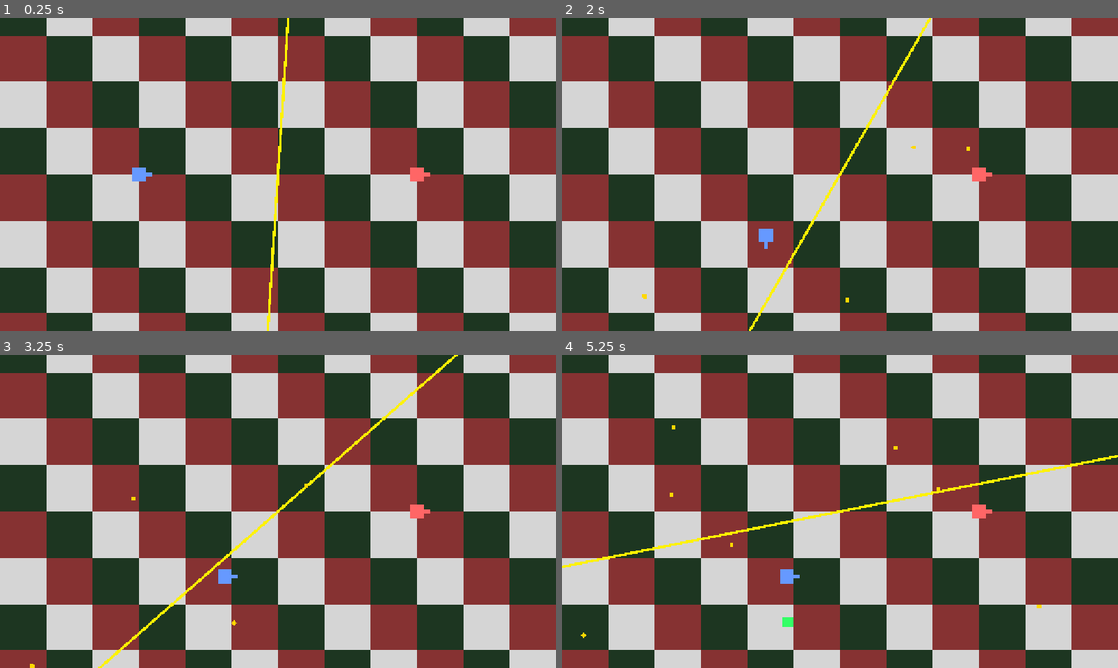
Above: before the commit, frames 1-4 (two rows, left to right).
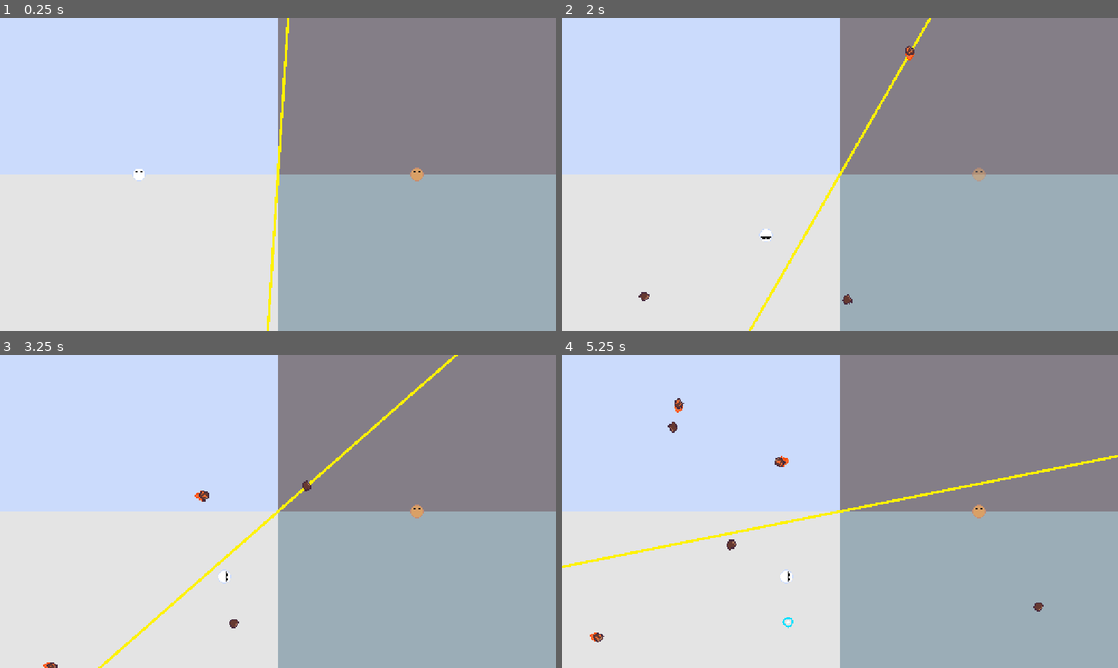
Above: after the commit, the same moments.

Repository: andrewydai/bullet-hell-rounds
Game: Godot game, scene res://scenes/Main.tscn
Two runs of this game, one before a commit and one after it. Both use one fixed random seed, a clock stepped at 60 frames per second and the inputs below.
Inputs:
- Up to frame 1 (0.25 s): no input
- Up to frame 2 (2 s): tap Enter (p1_action) at 0.5, 1.35 s; hold D (p0_move_right) 0.53-1.28 s; tap Space (p0_action) at 0.6 s; hold S (p0_move_down) from 1.28 s (still down)
- Up to frame 3 (3.25 s): release S (p0_move_down) at 2.03 s; hold D (p0_move_right) 2.03-2.78 s; tap Space (p0_action) at 2.1 s; hold W (p0_move_up) from 2.78 s (still down); tap Enter (p1_action) at 2.85 s
- Up to frame 4 (5.25 s): release W (p0_move_up) at 3.53 s; hold A (p0_move_left) 3.53-5.03 s; tap Space (p0_action) at 3.6, 5.1 s; tap Enter (p1_action) at 4.35 s; hold S (p0_move_down) from 5.03 s (still down)

The runs differ from the first frame. In frame 1, 91% of the frame differs, in the area x 0-100%, y 0-100%; in frame 2, 91%; in frame 3, 91%; in frame 4, 91%.

Commit message:
add changes

Diff:
--- a/scenes/Bullet.tscn
+++ b/scenes/Bullet.tscn
@@ -1,10 +1,16 @@
-[gd_scene load_steps=2 format=3 uid="uid://dqjqtawk47b3q"]
+[gd_scene format=3 uid="uid://dqjqtawk47b3q"]
 
 [ext_resource type="Script" uid="uid://dstgokes20fan" path="res://scripts/Bullet.gd" id="1_s"]
+[ext_resource type="Texture2D" uid="uid://csip6dgp3xp5y" path="res://assets/spritesheet.png" id="2_p1sfj"]
 
-[node name="root" type="Area2D"]
+[sub_resource type="AtlasTexture" id="AtlasTexture_4utqk"]
+atlas = ExtResource("2_p1sfj")
+
+[node name="root" type="Area2D" unique_id=286014940]
+scale = Vector2(3, 3)
 script = ExtResource("1_s")
 
-[node name="CollisionShape2D" type="CollisionShape2D" parent="."]
+[node name="CollisionShape2D" type="CollisionShape2D" parent="." unique_id=1927775397]
 
-[node name="Sprite2D" type="Sprite2D" parent="."]
+[node name="Sprite2D" type="Sprite2D" parent="." unique_id=771382051]
+texture = SubResource("AtlasTexture_4utqk")
--- /dev/null
+++ b/scenes/HeavyBullet.tscn
@@ -0,0 +1,9 @@
+[gd_scene load_steps=2 format=3]
+
+[ext_resource type="Script" path="res://scripts/HeavyBullet.gd" id="1_s"]
+
+[node name="root" type="Area2D" script=ExtResource("1_s") unique_id=277020840]
+
+[node name="CollisionShape2D" type="CollisionShape2D" parent="." unique_id=371106171]
+
+[node name="Sprite2D" type="Sprite2D" parent="." unique_id=699125812]
--- a/scenes/Main.tscn
+++ b/scenes/Main.tscn
@@ -1,20 +1,20 @@
-[gd_scene load_steps=4 format=3 uid="uid://cu0payrvj33lt"]
+[gd_scene format=3 uid="uid://cu0payrvj33lt"]
 
+[ext_resource type="Texture2D" uid="uid://fwkc427lujc6" path="res://assets/bullet_hell_rounds_background_simple.png" id="1_0bbpv"]
 [ext_resource type="PackedScene" uid="uid://df6o1lhv0xyvr" path="res://scenes/GameWorld.tscn" id="1_main"]
 [ext_resource type="PackedScene" uid="uid://cvrq3vylkphxy" path="res://scenes/HUD.tscn" id="2_main"]
-[ext_resource type="Texture2D" uid="uid://dfuvyhmfqiwb2" path="res://assets/bullet_hell_rounds_background.png" id="3_0bbpv"]
 
-[node name="Main" type="Node"]
+[node name="Main" type="Node" unique_id=1441418842]
 
-[node name="TextureRect" type="TextureRect" parent="."]
+[node name="TextureRect" type="TextureRect" parent="." unique_id=1822560777]
 anchors_preset = 15
 anchor_right = 1.0
 anchor_bottom = 1.0
 grow_horizontal = 2
 grow_vertical = 2
-texture = ExtResource("3_0bbpv")
+texture = ExtResource("1_0bbpv")
 expand_mode = 4
 
-[node name="GameWorld" parent="." instance=ExtResource("1_main")]
+[node name="GameWorld" parent="." unique_id=611285945 instance=ExtResource("1_main")]
 
-[node name="HUD" parent="." instance=ExtResource("2_main")]
+[node name="HUD" parent="." unique_id=1515539587 instance=ExtResource("2_main")]
--- a/scenes/Player.tscn
+++ b/scenes/Player.tscn
@@ -1,14 +1,26 @@
-[gd_scene load_steps=2 format=3 uid="uid://cb1703l3kvoth"]
+[gd_scene format=3 uid="uid://cb1703l3kvoth"]
 
 [ext_resource type="Script" uid="uid://jni6073g28xw" path="res://scripts/Player.gd" id="1_s"]
+[ext_resource type="Texture2D" uid="uid://csip6dgp3xp5y" path="res://assets/spritesheet.png" id="2_v6fml"]
 
-[node name="root" type="CharacterBody2D"]
+[sub_resource type="AtlasTexture" id="AtlasTexture_3li8b"]
+atlas = ExtResource("2_v6fml")
+region = Rect2(0, 16, 32, 240)
+
+[sub_resource type="AtlasTexture" id="AtlasTexture_v6fml"]
+atlas = ExtResource("2_v6fml")
+
+[node name="root" type="CharacterBody2D" unique_id=926762924]
 script = ExtResource("1_s")
 
-[node name="CollisionShape2D" type="CollisionShape2D" parent="."]
+[node name="CollisionShape2D" type="CollisionShape2D" parent="." unique_id=1416380827]
 
-[node name="Sprite2D" type="Sprite2D" parent="."]
+[node name="Sprite2D" type="Sprite2D" parent="." unique_id=1691824869]
+scale = Vector2(2, 2)
+texture = SubResource("AtlasTexture_3li8b")
 
-[node name="GunSprite" type="Sprite2D" parent="Sprite2D"]
+[node name="GunSprite" type="Sprite2D" parent="Sprite2D" unique_id=382972312]
+visible = false
 z_index = 1
-position = Vector2(24, 0)
+position = Vector2(0, -12)
+texture = SubResource("AtlasTexture_v6fml")
--- a/scenes/PowerupManager.tscn
+++ b/scenes/PowerupManager.tscn
@@ -1,6 +1,6 @@
-[gd_scene load_steps=2 format=3 uid="uid://cu7t87o0e5aky"]
+[gd_scene format=3 uid="uid://cu7t87o0e5aky"]
 
 [ext_resource type="Script" uid="uid://bmigbdo6j8v2t" path="res://scripts/PowerupManager.gd" id="1_s"]
 
-[node name="PowerupManager" type="Node2D"]
+[node name="PowerupManager" type="Node2D" unique_id=1066653135]
 script = ExtResource("1_s")
--- a/scenes/PowerupPickup.tscn
+++ b/scenes/PowerupPickup.tscn
@@ -1,10 +1,15 @@
-[gd_scene load_steps=2 format=3 uid="uid://dxh40avsukv2q"]
+[gd_scene format=3 uid="uid://dxh40avsukv2q"]
 
 [ext_resource type="Script" uid="uid://bbr28ao1s8hsp" path="res://scripts/PowerupPickup.gd" id="1_s"]
+[ext_resource type="Texture2D" uid="uid://csip6dgp3xp5y" path="res://assets/spritesheet.png" id="2_gtujx"]
 
-[node name="root" type="Area2D"]
+[sub_resource type="AtlasTexture" id="AtlasTexture_wejh0"]
+atlas = ExtResource("2_gtujx")
+
+[node name="root" type="Area2D" unique_id=1864224978]
 script = ExtResource("1_s")
 
-[node name="CollisionShape2D" type="CollisionShape2D" parent="."]
+[node name="CollisionShape2D" type="CollisionShape2D" parent="." unique_id=1983290285]
 
-[node name="Sprite2D" type="Sprite2D" parent="."]
+[node name="Sprite2D" type="Sprite2D" parent="." unique_id=1601349309]
+texture = SubResource("AtlasTexture_wejh0")
--- a/scripts/Bullet.gd
+++ b/scripts/Bullet.gd
@@ -1,3 +1,4 @@
+class_name Bullet
 extends Area2D
 
 ## A single poolable bullet managed by BulletSpawner.
@@ -7,17 +8,19 @@
 
 var _direction: Vector2 = Vector2.RIGHT
 var _speed: float = 300.0
-
 ## How far past the screen edge a bullet travels before being returned to the pool.
 const OFF_SCREEN_MARGIN: float = 60.0
 
+var bullet_type: int
+
 func _ready() -> void:
 	# Layer 3 (bit value 4), detects players on layer 1
+	bullet_type = randi_range(0,3)
 	collision_layer = 4
 	collision_mask  = 1
 	body_entered.connect(_on_body_entered)
 	_setup_collision_shape()
-	_create_placeholder_sprite()
+	_create_sprite()
 	deactivate()
 
 func _process(delta: float) -> void:
@@ -29,7 +32,10 @@
 func activate(start_position: Vector2, direction: Vector2, speed: float = 300.0) -> void:
 	position    = start_position
 	_direction  = direction.normalized()
+	rotation = _direction.angle() + (PI / 2)
 	_speed      = speed
+	if bullet_type >= 2:
+		_speed *= 1.5
 	is_active   = true
 	visible     = true
 	monitoring  = true
@@ -54,6 +60,7 @@
 	)
 
 func _on_body_entered(body: Node) -> void:
+	print(body)
 	if not is_active:
 		return  # deferred monitoring hasn't cleared yet; ignore phantom signals
 	if body.has_method("die"):
@@ -67,11 +74,13 @@
 	$CollisionShape2D.shape = shape
 
 ## Creates a small yellow circle texture as a placeholder for future pixel art.
-func _create_placeholder_sprite() -> void:
-	var image := Image.create(12, 12, false, Image.FORMAT_RGBA8)
-	var center := Vector2(6.0, 6.0)
-	for x in range(12):
-		for y in range(12):
-			if Vector2(x, y).distance_to(center) <= 5.0:
-				image.set_pixel(x, y, Color(1.0, 0.85, 0.0))
-	$Sprite2D.texture = ImageTexture.create_from_image(image)
+func _create_sprite() -> void:
+	$Sprite2D.texture = $Sprite2D.texture.duplicate()
+	if bullet_type == 0:
+		$Sprite2D.texture.region = Rect2(32, 0, 16, 16)
+	elif bullet_type == 1:
+		$Sprite2D.texture.region = Rect2(48, 0, 16, 16)
+	elif bullet_type == 2:
+		$Sprite2D.texture.region = Rect2(32, 16, 16, 16)
+	elif bullet_type == 3:
+		$Sprite2D.texture.region = Rect2(48, 16, 16, 16)
--- /dev/null
+++ b/scripts/HeavyBullet.gd
@@ -0,0 +1,33 @@
+extends Bullet
+
+## A large, slow bullet fired in a 3-shot spread by the SPREAD powerup.
+## Inherits all movement, pooling, and collision logic from Bullet.
+## Only the size, speed default, and appearance are overridden.
+
+const HEAVY_RADIUS: float = 14.0
+const HEAVY_COLOR: Color  = Color(0.75, 0.1, 1.0)  # purple
+const HEAVY_SPEED: float  = 130.0
+
+## Override default speed so callers don't need to pass it explicitly.
+func activate(start_position: Vector2, direction: Vector2, speed: float = HEAVY_SPEED) -> void:
+	super.activate(start_position, direction, speed)
+
+## Larger circle to match the bigger visual.
+func _setup_collision_shape() -> void:
+	var shape := CircleShape2D.new()
+	shape.radius = HEAVY_RADIUS
+	$CollisionShape2D.shape = shape
+
+## Filled purple circle with a bright white core to sell the "heavy" feel.
+func _create_placeholder_sprite() -> void:
+	var diameter: int = int(HEAVY_RADIUS * 2.0)
+	var image := Image.create(diameter, diameter, false, Image.FORMAT_RGBA8)
+	var center := Vector2(HEAVY_RADIUS, HEAVY_RADIUS)
+	for x in range(diameter):
+		for y in range(diameter):
+			var dist := Vector2(x, y).distance_to(center)
+			if dist <= HEAVY_RADIUS - 1.0:
+				# Lerp from pure purple at the edge to a bright white-purple core
+				var t := 1.0 - (dist / HEAVY_RADIUS)
+				image.set_pixel(x, y, HEAVY_COLOR.lerp(Color.WHITE, t * 0.5))
+	$Sprite2D.texture = ImageTexture.create_from_image(image)
--- a/scripts/Player.gd
+++ b/scripts/Player.gd
@@ -11,10 +11,15 @@
 const PLAYER_HALF_SIZE: float = 16.0
 
 ## Powerup type IDs — mirrors PowerupPickup.Type enum order.
-const POWERUP_NONE: int  = -1
-const POWERUP_SHOOT: int =  0
+const POWERUP_NONE: int   = -1
+const POWERUP_SHOOT: int  =  0
+const POWERUP_SPREAD: int =  1
 
-const BULLET_SCENE: PackedScene = preload("res://scenes/Bullet.tscn")
+const BULLET_SCENE: PackedScene       = preload("res://scenes/Bullet.tscn")
+const HEAVY_BULLET_SCENE: PackedScene = preload("res://scenes/HeavyBullet.tscn")
+
+## Spread angle offset in radians between each of the 3 spread bullets (~20°).
+const SPREAD_ANGLE: float = 0.35
 
 @export var shoot_cooldown_seconds: float = 0.25
 @export var powerup_duration_seconds: float = 10.0
@@ -50,10 +55,13 @@
 	_clamp_position_to_screen()
 
 func _unhandled_input(event: InputEvent) -> void:
-	if not _is_alive or _active_powerup != POWERUP_SHOOT:
+	if not _is_alive:
 		return
-	if event.is_action_pressed("p%d_action" % player_index):
-		_try_shoot()
+	if not event.is_action_pressed("p%d_action" % player_index):
+		return
+	match _active_powerup:
+		POWERUP_SHOOT:  _try_shoot()
+		POWERUP_SPREAD: _try_shoot_spread()
 
 ## Reads this player's directional actions and returns a normalized movement vector.
 ## Also rotates the sprite to face the nearest of the 8 cardinal/diagonal directions.
@@ -71,7 +79,7 @@
 ## vector so shooting always fires along a clean diagonal or cardinal direction.
 func _face_direction(dir: Vector2) -> void:
 	var snapped_angle: float = round(dir.angle() / (PI / 4.0)) * (PI / 4.0)
-	$Sprite2D.rotation = snapped_angle
+	$Sprite2D.rotation = snapped_angle + (PI / 2.0)
 	_facing_direction = Vector2.from_angle(snapped_angle)
 
 ## Keeps the player inside the visible screen area.
@@ -82,7 +90,8 @@
 
 ## Tints the player node to visually distinguish the two players.
 func _apply_player_color() -> void:
-	modulate = Color(0.4, 0.6, 1.0) if player_index == 0 else Color(1.0, 0.4, 0.4)
+	pass
+	#modulate = Color(0.4, 0.6, 1.0) if player_index == 0 else Color(1.0, 0.4, 0.4)
 
 ## Builds a 32×32 rectangle collision shape at runtime.
 func _setup_collision_shape() -> void:
@@ -93,16 +102,18 @@
 ## Creates a solid white 32×32 texture at runtime as a placeholder for future pixel art.
 ## Replace $Sprite2D.texture with a real texture when assets are ready.
 func _create_placeholder_sprite() -> void:
-	var image := Image.create(32, 32, false, Image.FORMAT_RGBA8)
-	image.fill(Color.WHITE)
-	$Sprite2D.texture = ImageTexture.create_from_image(image)
+	var offset := player_index * 16
 
-	var gun_image := Image.create(16, 8, false, Image.FORMAT_RGBA8)
-	gun_image.fill(Color.WHITE)
-	$Sprite2D/GunSprite.texture = ImageTexture.create_from_image(gun_image)
+	$Sprite2D.texture = $Sprite2D.texture.duplicate()
+	$Sprite2D.texture.region = Rect2(offset, 16, 16, 16)
+
+	$Sprite2D/GunSprite.texture = $Sprite2D/GunSprite.texture.duplicate()
+	$Sprite2D/GunSprite.texture.region = Rect2(offset, 0, 16, 16)
 
 ## Called by PowerupPickup when this player walks over it.
 func collect_powerup(powerup_type: int) -> void:
+	if powerup_type == 0:
+		$Sprite2D/GunSprite.show()
 	_active_powerup = powerup_type
 	_powerup_timer.start(powerup_duration_seconds)
 	print("Player %d collected powerup %d" % [player_index, powerup_type])
@@ -119,8 +130,21 @@
 	var spawn_pos := global_position + _facing_direction * (PLAYER_HALF_SIZE + 10.0)
 	bullet.activate(spawn_pos, _facing_direction)
 
+## Fires 3 heavy bullets in a fan: center, +SPREAD_ANGLE, and -SPREAD_ANGLE.
+func _try_shoot_spread() -> void:
+	if _shoot_cooldown > 0.0:
+		return
+	_shoot_cooldown = shoot_cooldown_seconds
+	for angle_offset in [-SPREAD_ANGLE, 0.0, SPREAD_ANGLE]:
+		var spread_dir := _facing_direction.rotated(angle_offset)
+		var spawn_pos  := global_position + spread_dir * (PLAYER_HALF_SIZE + 10.0)
+		var bullet: Area2D = HEAVY_BULLET_SCENE.instantiate()
+		get_parent().add_child(bullet)
+		bullet.activate(spawn_pos, spread_dir)
+
 ## Clears the active powerup when its 10-second window expires.
 func _on_powerup_expired() -> void:
+	$Sprite2D/GunSprite.hide()
 	_active_powerup = POWERUP_NONE
 	print("Player %d: powerup expired" % player_index)
 
--- a/scripts/PowerupManager.gd
+++ b/scripts/PowerupManager.gd
@@ -3,7 +3,7 @@
 ## Manages powerup pickup spawning and zone-based distribution across the screen.
 ## Each pickup is non-stackable; collection assigns it to one player first-come first-served.
 
-enum PowerupType { SHOOT, TRAP, TURRET }
+enum PowerupType { SHOOT, SPREAD, TRAP, TURRET }
 
 @export var spawn_interval_seconds: float = 15.0
 @export var max_active_pickups: int = 3
@@ -24,9 +24,8 @@
 	add_child(_spawn_timer)
 	_spawn_timer.start()
 
-## Spawns a SHOOT pickup at a random screen position, respecting the active cap.
+## Spawns a randomly chosen pickup (SHOOT or SPREAD) at a random screen position.
 func _spawn_pickup() -> void:
-	print("HERE")
 	# Remove any pickups that were collected (queue_freed) since last spawn
 	_active_pickups = _active_pickups.filter(func(p): return is_instance_valid(p))
 	if _active_pickups.size() >= max_active_pickups:
@@ -37,8 +36,9 @@
 		randf_range(SPAWN_MARGIN, screen_size.x - SPAWN_MARGIN),
 		randf_range(SPAWN_MARGIN, screen_size.y - SPAWN_MARGIN)
 	)
+	# Set the type before add_child so _ready() draws the correct sprite
 	var pickup: Node = (load(PICKUP_SCENE_PATH) as PackedScene).instantiate()
-	# Add to GameWorld (parent) so the pickup has a position in the world
+	pickup.powerup_type = PowerupType.SHOOT if randf() < 0.5 else PowerupType.SPREAD
 	get_parent().add_child(pickup)
 	pickup.position = spawn_pos
 	_active_pickups.append(pickup)
--- a/scripts/PowerupPickup.gd
+++ b/scripts/PowerupPickup.gd
@@ -3,8 +3,8 @@
 ## A pickable powerup that sits in the world until a player walks over it.
 ## Calls collect_powerup() on the player and frees itself on collection.
 
-## Must match PowerupManager.PowerupType enum order.
-enum Type { SHOOT, TRAP, TURRET }
+## Must stay in sync with PowerupManager.PowerupType and Player's POWERUP_* constants.
+enum Type { SHOOT, icecream, TRAP, TURRET }
 
 @export var powerup_type: Type = Type.SHOOT
 
@@ -14,7 +14,7 @@
 	collision_mask = 1
 	body_entered.connect(_on_body_entered)
 	_setup_collision_shape()
-	_create_placeholder_sprite()
+	_create_sprite_for_type()
 
 func _on_body_entered(body: Node) -> void:
 	if body.has_method("collect_powerup"):
@@ -25,11 +25,52 @@
 ## Circle shape slightly smaller than the visual so collection feels fair.
 func _setup_collision_shape() -> void:
 	var shape := CircleShape2D.new()
-	shape.radius = 14.0
+	shape.radius = 13.0
 	$CollisionShape2D.shape = shape
 
-## Bright green square placeholder — easy to distinguish from yellow bullets.
-func _create_placeholder_sprite() -> void:
+## Dispatches to the correct sprite builder based on the assigned powerup type.
+func _create_sprite_for_type() -> void:
+	match powerup_type:
+		Type.SHOOT:  _create_shoot_sprite()
+		Type.icecream: _create_icecream_sprite()
+		_:           _create_generic_sprite()
+
+## SHOOT icon: a cyan targeting ring with a white center dot.
+## Reads as "precision shot" — single circle, clean crosshair feel.
+func _create_shoot_sprite() -> void:
+	var size := 28
+	var image := Image.create(size, size, false, Image.FORMAT_RGBA8)
+	var center := Vector2(size / 2.0, size / 2.0)
+	for x in range(size):
+		for y in range(size):
+			var dist := Vector2(x, y).distance_to(center)
+			if dist >= 8.0 and dist <= 12.0:
+				image.set_pixel(x, y, Color(0.0, 0.88, 1.0))    # cyan ring
+			elif dist < 3.5:
+				image.set_pixel(x, y, Color.WHITE)               # white center dot
+	$Sprite2D.texture = ImageTexture.create_from_image(image)
+
+## icecream icon: three orange dots fanning out to the right.
+## Reads as "icecream fire" — clearly three projectiles, fanned layout.
+func _create_icecream_sprite() -> void:
+	var size := 28
+	var image := Image.create(size, size, false, Image.FORMAT_RGBA8)
+	var dot_color := Color(1.0, 0.55, 0.05)
+	# Center, upper, lower — fanning rightward from the pickup center
+	var dot_positions: Array[Vector2] = [
+		Vector2(13, 14),   # center bullet
+		Vector2(18,  8),   # upper-right bullet
+		Vector2(18, 20),   # lower-right bullet
+	]
+	for dot_pos in dot_positions:
+		for x in range(size):
+			for y in range(size):
+				if Vector2(x, y).distance_to(dot_pos) <= 4.0:
+					image.set_pixel(x, y, dot_color)
+	$Sprite2D.texture = ImageTexture.create_from_image(image)
+
+## Fallback for unimplemented types (TRAP, TURRET) — plain grey square.
+func _create_generic_sprite() -> void:
 	var image := Image.create(24, 24, false, Image.FORMAT_RGBA8)
-	image.fill(Color(0.2, 1.0, 0.4))
+	image.fill(Color(0.55, 0.55, 0.55))
 	$Sprite2D.texture = ImageTexture.create_from_image(image)
Binary file added: assets/bullet_hell_rounds_background_simple.png
Not shown, added: assets/bullet_hell_rounds_background_simple.png.import
Not shown, added: scripts/HeavyBullet.gd.uid
